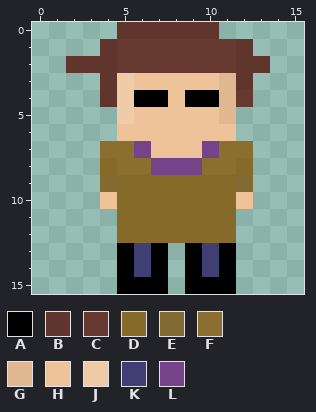
Pixel-art sprite -- assets/images/teachers/dam/pep.png. Above, as it was before the edit.
The file is 16x16 pixels.
Palette (. is transparent): A #000000  B #60352d  C #663931  D #856a2a  E #826a32  F #8a6f30  G #dfb791  H #eec39a  J #efcba8  K #3f3f74  L #76428a
New version:
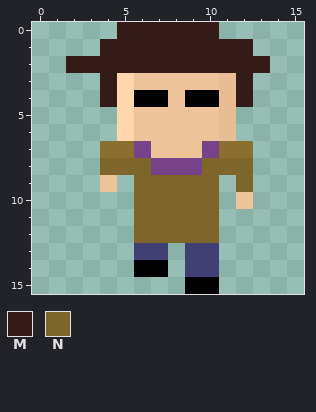
Colours new in this view: M #341b17  N #7d652c
From old to new:
@@ palette @@
-G #dfb791
+G #e9bd93
-J #efcba8
+J #ffd6ae
@@ x 0..15 @@
- 0 .....BBBBBB.....
- 1 ....BCCCCCCCB...
- 2 ..BBBCCCCCCCBB..
- 3 ....BJHHHHHGB...
- 4 ....BJAAHAAGC...
+ 0 .....MMMMMM.....
+ 1 ....MMMMMMMMM...
+ 2 ..MMMMMMMMMMMM..
+ 3 ....MJHHHHHGM...
+ 4 ....MJAAHAAGM...
  5 .....JHHHHHG....
- 6 .....HHHHHHH....
+ 6 .....JHHHHHG....
  7 ....FFLHHHLFF...
- 8 ....DFFLLLFFD...
- 9 ....EDDDDDDDE...
-10 ....HDDDDDDDH...
-11 .....DDDDDDD....
-12 .....DDDDDDD....
-13 .....AKA.AKA....
-14 .....AKA.AKA....
-15 .....AAA.AAA....
+ 8 ....NNNLLLNNN...
+ 9 ....H.NNNNN.N...
+10 ......NNNNN.H...
+11 ......NNNNN.....
+12 ......NNNNN.....
+13 ......KK.KK.....
+14 ......AA.KK.....
+15 .........AA.....
